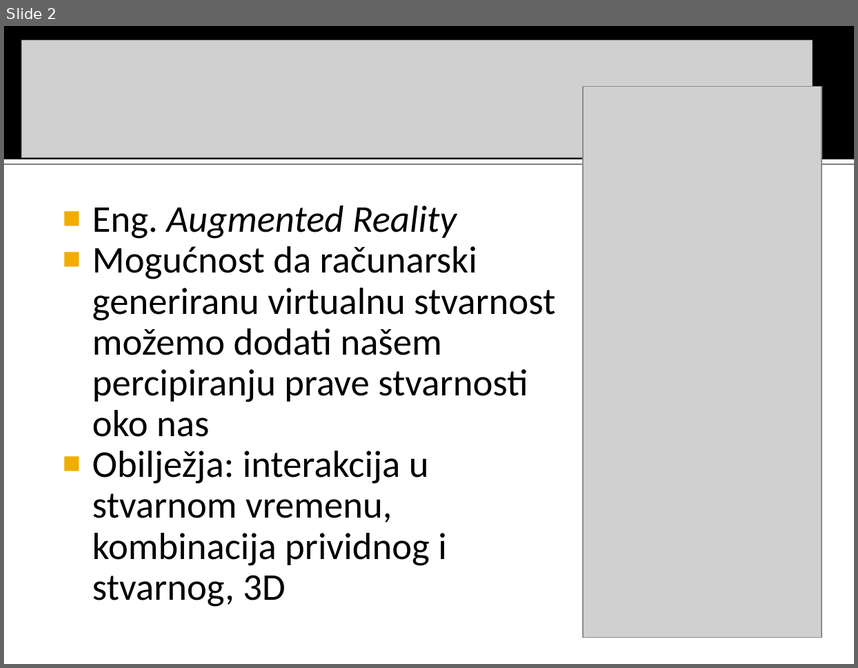
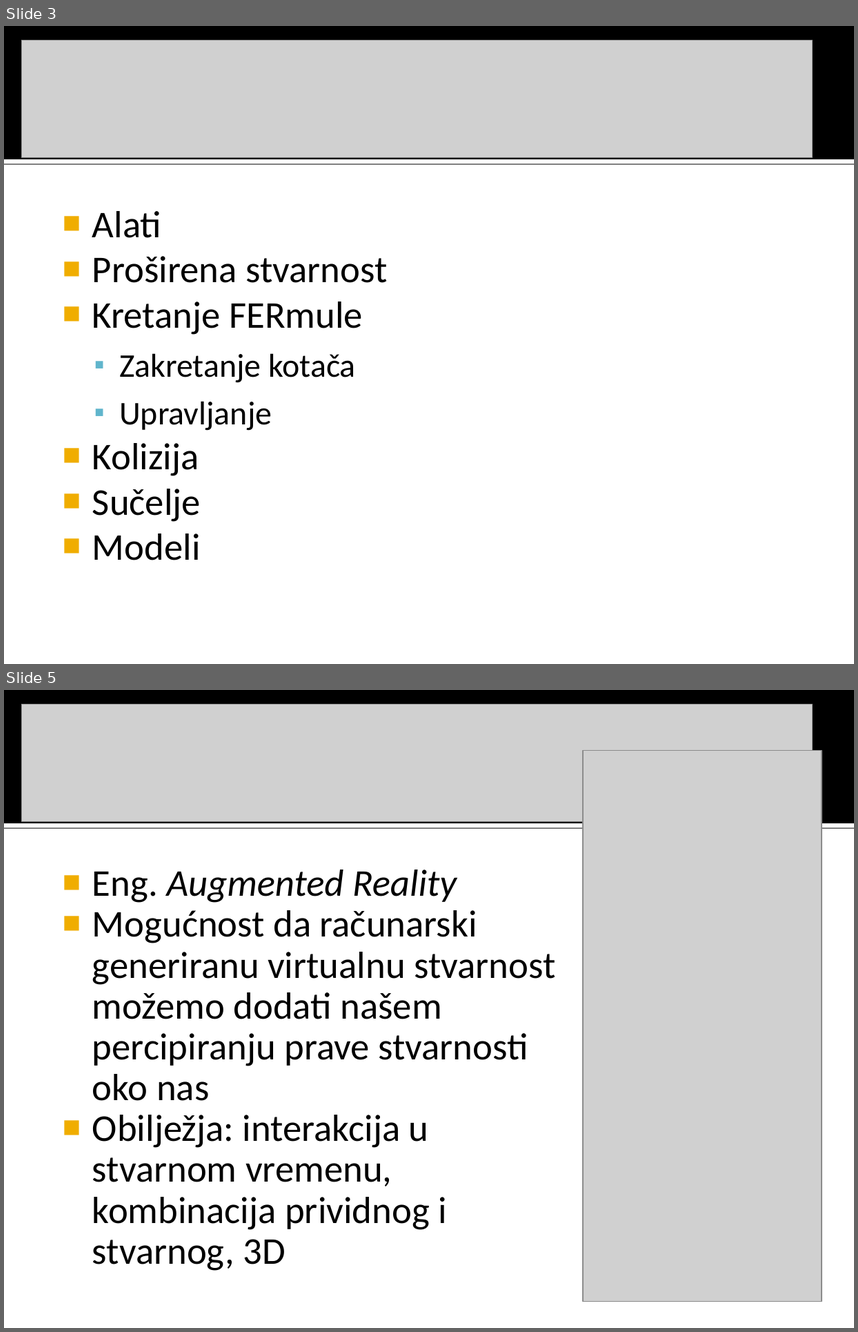
Before and after one commit to MarioVolarevic/projekt-irg-2011, a slide deck: Prezentacija/FERmula 1.ppt. Shown one above the other, each under a label of ours: slide 2 before the commit, slides 3 and 5 after it; the slides between them are not shown. The pictures are 858x668 and 858x1332 pixels, drawn with LibreOffice and Linux fonts; fonts in the diff are those of the drawing; grey boxes stand for pictures. Boxes give left, top, right and bottom in pixels: in the first picture for what was removed or moved away, otherwise in the second. Text is boxed around its words. In the diff, an @@ line names an element or a change of style, - is before the commit and + after.

Commit message:
- update prezentacije, dodani clanovi tima, sadrzaj i alati, ako dode do konflikta, onda uploadajte svoju prezentaciju pod drugim imenom pa cu ja slozit

```diff
--- a/Prezentacija/FERmula 1.ppt
+++ b/Prezentacija/FERmula 1.ppt
@@ slide 3 added at [4,26,854,664], background #FFFFFF; not listed: 2 template elements that a slide beside it also shows @@
@@ picture added at [22,40,813,158] @@
@@ text added at [92,211,387,560], 32 pt, text #000000 @@
+■ Alati
+■ Proširena stvarnost
+■ Kretanje FERmule
+  ▪ Zakretanje kotača
+  ▪ Upravljanje
+■ Kolizija
+■ Sučelje
+■ Modeli
@@ what was slide 2 is now slide 5 @@
```
Also in this commit, not shown: 2 slides changed, 7 other slides added.
